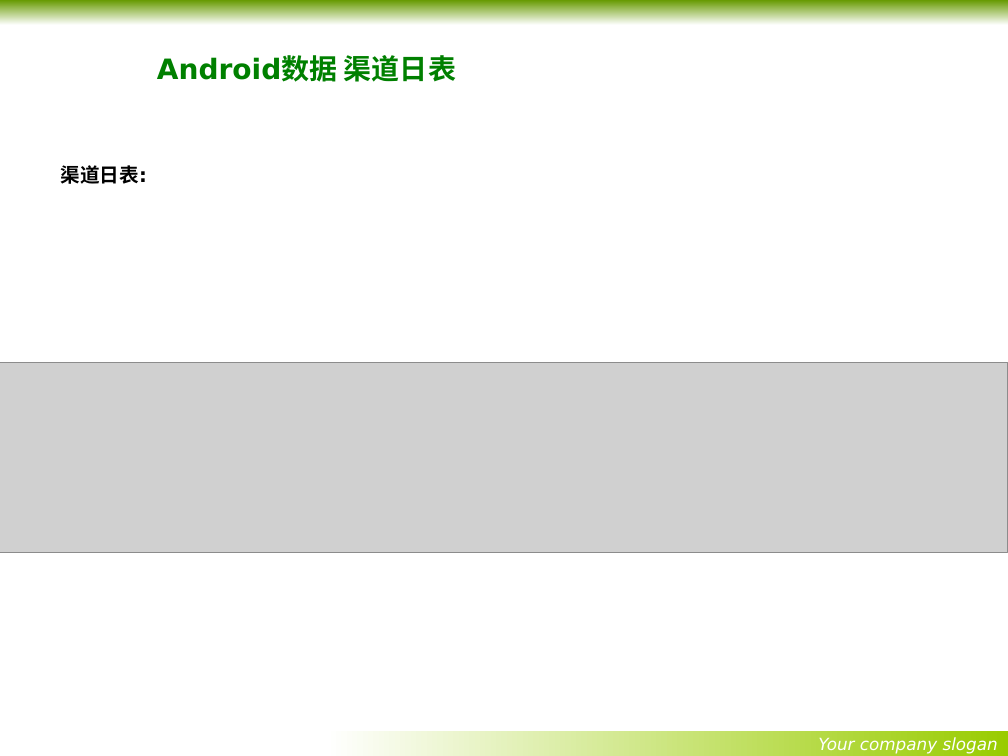
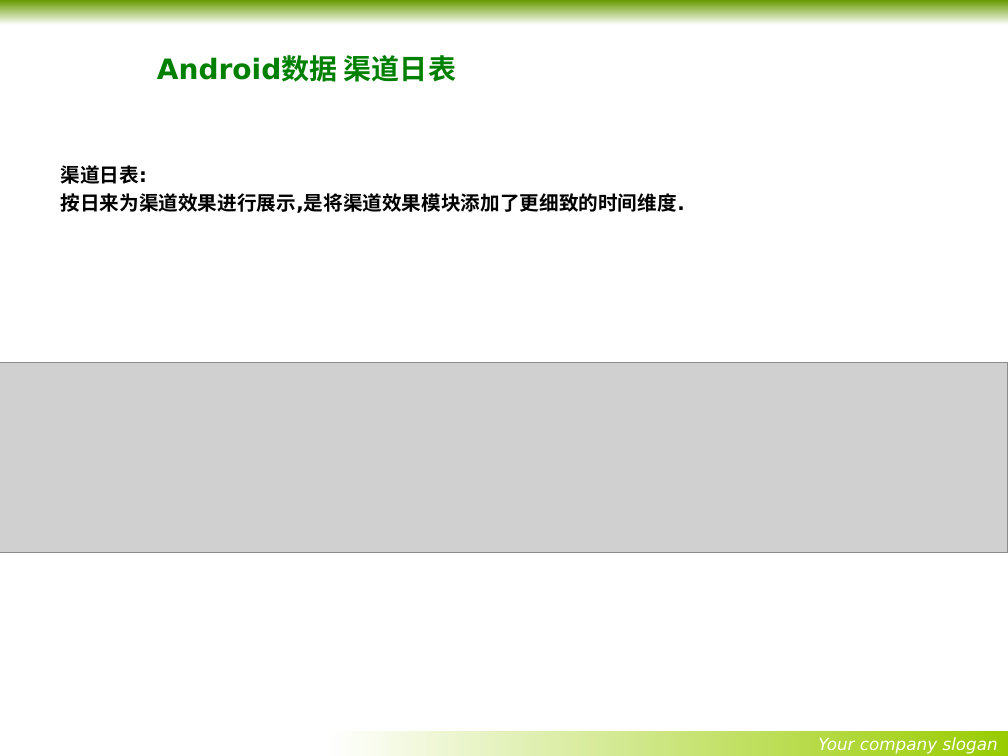
Before and after one commit to wangxiqunlucky/x-mind, a slide deck: slide 17 of youyun/优云项目讲解内容-最终正式版.pptx (slide 16 before the commit). Drawn at 1008x756 pixels with LibreOffice and Linux fonts; fonts in the diff are those of the drawing; grey boxes stand for pictures; background and template pictures are left out. Boxes give left, top, right and bottom in pixels: in the first picture for what was removed or moved away, otherwise in the second. Text is boxed around its words. In the diff, an @@ line names an element or a change of style, - is before the commit and + after.

```diff
--- a/youyun/优云项目讲解内容-最终正式版.pptx
+++ b/youyun/优云项目讲解内容-最终正式版.pptx
@@ text at [60,193,684,213]: paragraph added @@
+按日来为渠道效果进行展示,是将渠道效果模块添加了更细致的时间维度.
```
Also in this commit, not shown: 6 other slides changed, 6 slides added, 5 other files.
